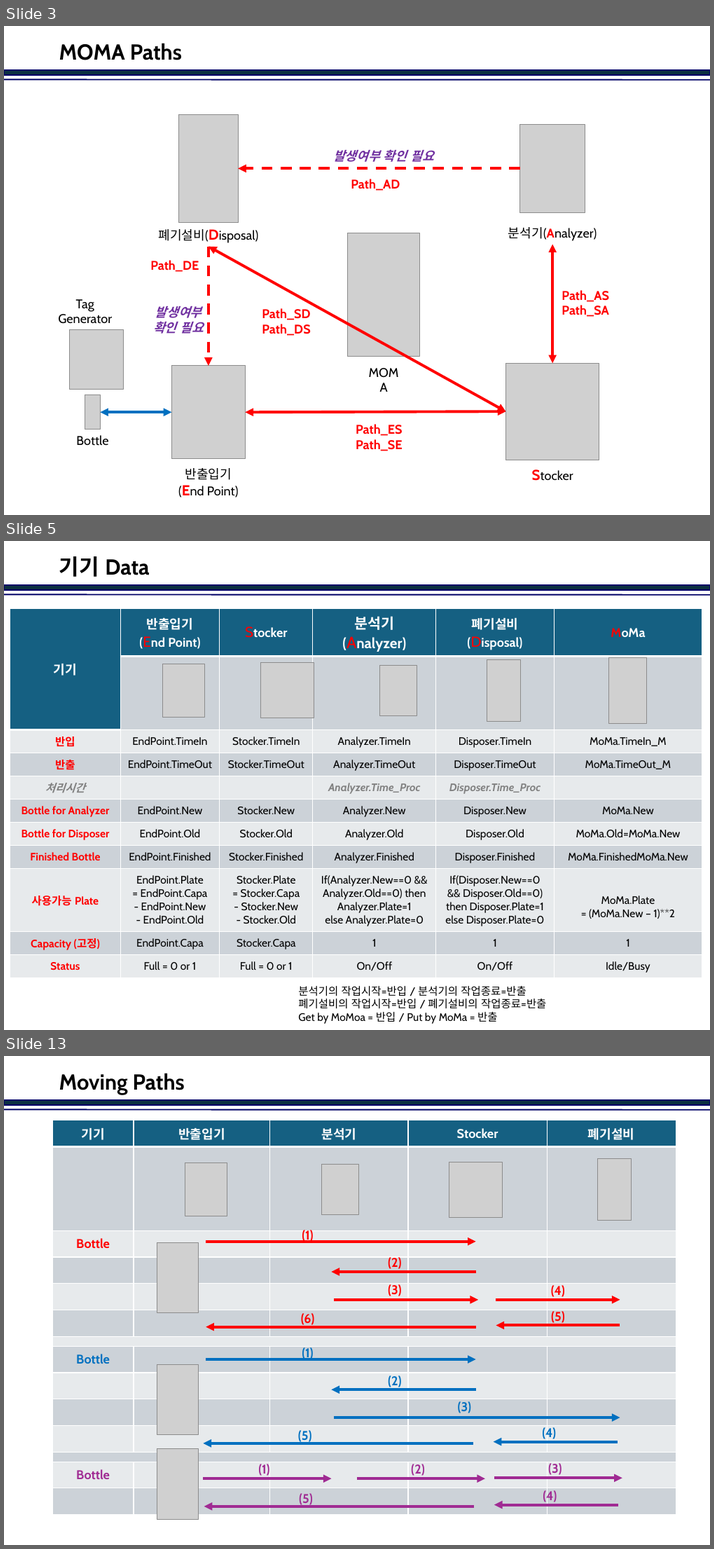
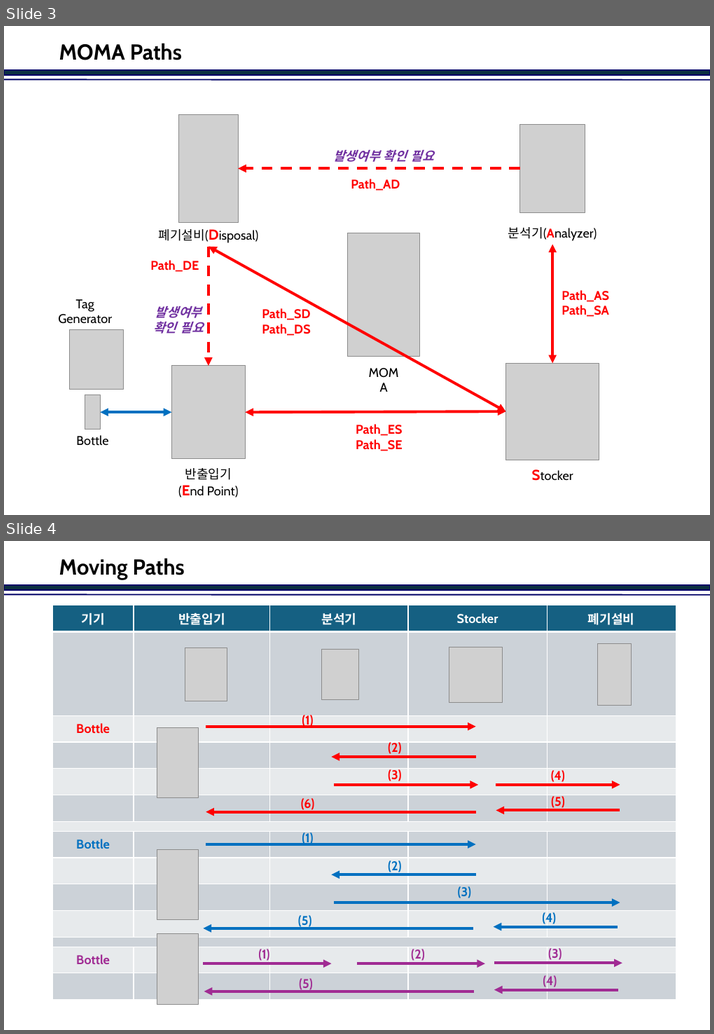
Before and after one commit to jinkabpark/SamickThk_Analysis, a slide deck: 허종원/DDS&Nodes.pptx. Shown one above the other, each under a label of ours: slides 3, 5 and 13 before the commit, slides 3 and 4 after it; the slides between them are not shown. The pictures are 714x1549 and 714x1034 pixels, drawn with LibreOffice and Linux fonts; fonts in the diff are those of the drawing; grey boxes stand for pictures; background and template pictures are left out. Boxes give left, top, right and bottom in pixels: in the first picture for what was removed or moved away, otherwise in the second. Text is boxed around its words. In the diff, an @@ line names an element or a change of style, - is before the commit and + after.

```diff
--- a/허종원/DDS&Nodes.pptx
+++ b/허종원/DDS&Nodes.pptx
@@ slide 5 removed at <box>4,541,710,1030</box>, background #FFFFFF; not listed: 2 template elements that a slide beside it also shows @@
@@ title removed at <box>59,556,149,577</box> @@
-기기 Data
@@ table removed at <box>10,609,702,975</box>, 11 rows, 6 columns @@
-기기 | 반출입기 / (End Point) | Stocker | 분석기 (Analyzer) | 폐기설비 (Disposal) | MoMa
- |  |  |  |  | 
-반입 | EndPoint.TimeIn | Stocker.TimeIn | Analyzer.TimeIn | Disposer.TimeIn | MoMa.TimeIn_M
-반출 | EndPoint.TimeOut | Stocker.TimeOut | Analyzer.TimeOut | Disposer.TimeOut | MoMa.TimeOut_M
-처리시간 |  |  | Analyzer.Time_Proc | Disposer.Time_Proc | 
-Bottle for Analyzer | EndPoint.New | Stocker.New | Analyzer.New | Disposer.New | MoMa.New
-Bottle for Disposer | EndPoint.Old | Stocker.Old | Analyzer.Old | Disposer.Old | MoMa.Old=MoMa.New
-Finished Bottle | EndPoint.Finished | Stocker.Finished | Analyzer.Finished | Disposer.Finished | MoMa.FinishedMoMa.New
-사용가능 Plate | EndPoint.Plate / = EndPoint.Capa - EndPoint.New / - EndPoint.Old | Stocker.Plate = Stocker.Capa - Stocker.New / - Stocker.Old | If(Analyzer.New==0 && Analyzer.Old==0) then Analyzer.Plate=1 else Analyzer.Plate=0 | If(Disposer.New==0 && Disposer.Old==0) then Disposer.Plate=1 else Disposer.Plate=0 | MoMa.Plate / = (MoMa.New – 1)**2
-Capacity (고정) | EndPoint.Capa | Stocker.Capa | 1 | 1 | 1
-Status | Full = 0 or 1 | Full = 0 or 1 | On/Off | On/Off | Idle/Busy
@@ picture removed at <box>162,663,205,717</box> @@
@@ picture removed at <box>260,663,313,718</box> @@
@@ picture removed at <box>379,666,416,715</box> @@
@@ picture removed at <box>487,659,521,721</box> @@
@@ picture removed at <box>609,658,647,724</box> @@
@@ text removed at <box>298,985,546,1023</box> @@
-분석기의 작업시작=반입 / 분석기의 작업종료=반출
-폐기설비의 작업시작=반입 / 폐기설비의 작업종료=반출
-Get by MoMoa = 반입 / Put by MoMa = 반출
@@ what was slide 13 is now slide 4 @@
```
Also in this commit, not shown: 2 slides changed, 2 slides added, 8 other slides removed.
